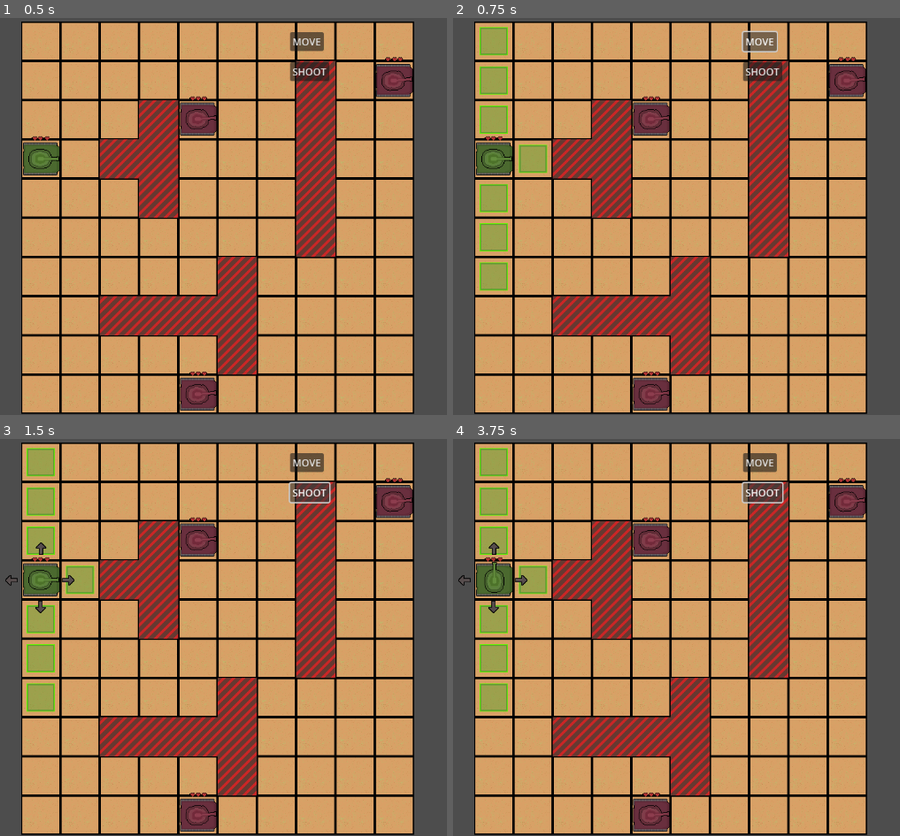
Above: before the commit, frames 1-4 (two rows, left to right).
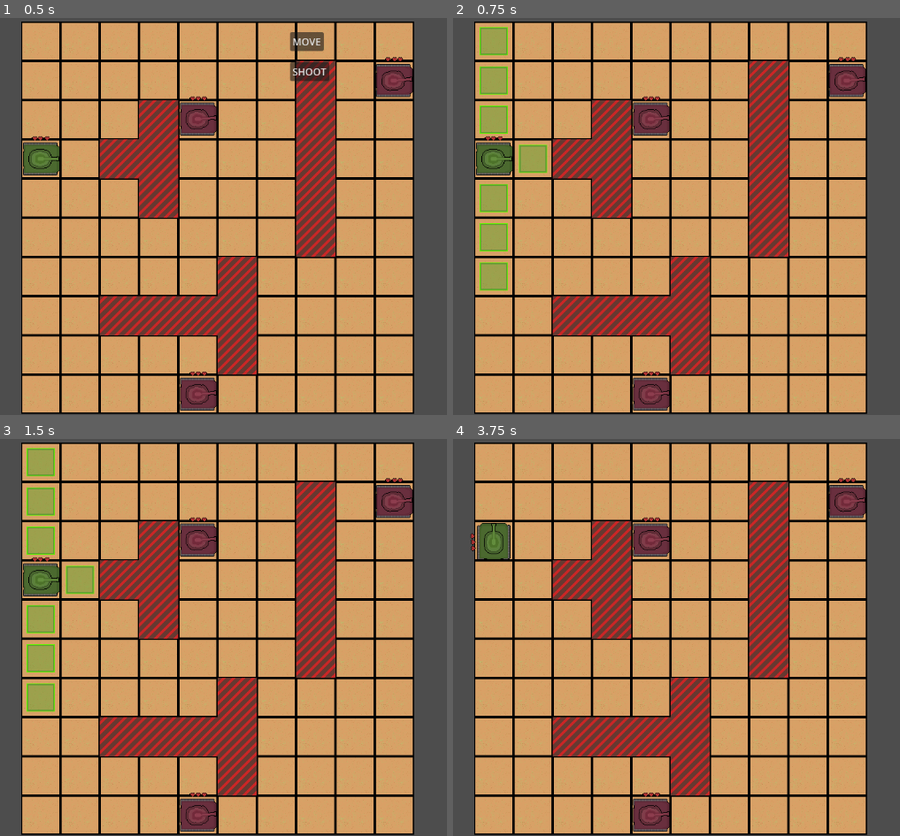
Above: after the commit, the same moments.

Repository: s3716853/tank-game
Game: Godot game, scene res://Scenes/main.tscn
The game is run twice, just before and just after one commit, with the same random seed, the same clock (stepped at 60 frames per second) and the same inputs.
Inputs (mouse positions are in pixels of both pictures, inside the frame that each line leads up to):
- Up to frame 1 (0.5 s): no input
- Up to frame 2 (0.75 s): click "MOVE" at 0.5 s
- Up to frame 3 (1.5 s): click (308, 494) at 1.25 s, where only the run before the commit has a clickable "SHOOT"
- Up to frame 4 (3.75 s): click (493, 550) at 2.02 s; click (761, 462) at 2.75 s, where only the run before the commit has a clickable "MOVE"; click (761, 494) at 3.5 s, where only the run before the commit has a clickable "SHOOT"

Frame 1 is identical in both runs. In frame 2, 0.9% of the frame differs, in the area x 64-74%, y 3-17%; in frame 3, 1.0%; in frame 4, 5.1%, in the area x 1-75%, y 2-69%.

Commit message:
Player action buttons turn off and on

Diff:
--- a/Prefabs/player.tscn
+++ b/Prefabs/player.tscn
@@ -130,7 +130,26 @@
 flat = true
 icon_alignment = 1
 
+[node name="CanvasLayer" type="CanvasLayer" parent="."]
+
+[node name="Move Button" type="Button" parent="CanvasLayer"]
+offset_left = 693.0
+offset_top = 23.0
+offset_right = 748.0
+offset_bottom = 54.0
+text = "MOVE"
+
+[node name="Shoot Button" type="Button" parent="CanvasLayer"]
+offset_left = 693.0
+offset_top = 72.0
+offset_right = 757.0
+offset_bottom = 103.0
+text = "SHOOT
+"
+
 [connection signal="pressed" from="Arrows/UP" to="Arrows" method="_on_up_pressed"]
 [connection signal="pressed" from="Arrows/RIGHT" to="Arrows" method="_on_right_pressed"]
 [connection signal="pressed" from="Arrows/DOWN" to="Arrows" method="_on_down_pressed"]
 [connection signal="pressed" from="Arrows/LEFT" to="Arrows" method="_on_left_pressed"]
+[connection signal="pressed" from="CanvasLayer/Move Button" to="." method="_on_move_button_pressed"]
+[connection signal="pressed" from="CanvasLayer/Shoot Button" to="." method="_on_shoot_button_pressed"]
--- a/Scenes/main.tscn
+++ b/Scenes/main.tscn
@@ -6,12 +6,11 @@
 [ext_resource type="PackedScene" uid="uid://doxpjwtdt4abe" path="res://Prefabs/player.tscn" id="2_n6fc8"]
 [ext_resource type="Script" path="res://Scripts/EnemyHandler.gd" id="3_87fwr"]
 
-[node name="MAIN" type="Node2D" node_paths=PackedStringArray("EnemyHandler", "Player", "Map", "UI")]
+[node name="MAIN" type="Node2D" node_paths=PackedStringArray("EnemyHandler", "Player", "Map")]
 script = ExtResource("1_nlw84")
 EnemyHandler = NodePath("Enemy Handler")
 Player = NodePath("Player")
 Map = NodePath("TileMapLayer")
-UI = NodePath("CanvasLayer")
 
 [node name="TileMapLayer" parent="." node_paths=PackedStringArray("player") instance=ExtResource("1_1xu0y")]
 tile_map_data = PackedByteArray("AAAAAAAAAAAAAAAAAAAAAAEAAAAAAAAAAAAAAAIAAAAAAAAAAAAAAAMAAAAAAAAAAAAAAAQAAAAAAAAAAAABAA …(1520 unchanged characters)…
@@ -22,23 +21,6 @@
 [node name="Player" parent="." node_paths=PackedStringArray("map") instance=ExtResource("2_n6fc8")]
 position = Vector2(33, 224)
 map = NodePath("../TileMapLayer")
-
-[node name="CanvasLayer" type="CanvasLayer" parent="."]
-
-[node name="Move Button" type="Button" parent="CanvasLayer"]
-offset_left = 693.0
-offset_top = 23.0
-offset_right = 748.0
-offset_bottom = 54.0
-text = "MOVE"
-
-[node name="Shoot Button" type="Button" parent="CanvasLayer"]
-offset_left = 693.0
-offset_top = 72.0
-offset_right = 757.0
-offset_bottom = 103.0
-text = "SHOOT
-"
 
 [node name="Enemy Handler" type="Node2D" parent="."]
 script = ExtResource("3_87fwr")
@@ -57,6 +39,3 @@
 
 [node name="Camera2D" type="Camera2D" parent="."]
 position = Vector2(321, 318)
-
-[connection signal="pressed" from="CanvasLayer/Move Button" to="Player" method="_on_move_button_pressed"]
-[connection signal="pressed" from="CanvasLayer/Shoot Button" to="Player" method="_on_shoot_button_pressed"]
--- a/Scripts/GameManager.gd
+++ b/Scripts/GameManager.gd
@@ -3,17 +3,14 @@
 @export var EnemyHandler : Node2D
 @export var Player : Node2D
 @export var Map : TileMapLayer
-@export var UI : CanvasLayer
 #Called when the player has no actions remaining
 #Tells the Enemy Handler node that its the enemies' turn
 func set_enemy_turn():
-	UI.visible = false
 	await get_tree().create_timer(1).timeout
 	EnemyHandler.enemy_turn(Map, Map.local_to_map(Player.target_location))
 
 func set_player_turn():
 	await get_tree().create_timer(1).timeout
-	UI.visible = true
 	Player.player_turn()
 
 #Updates the cell_empty for nodes that an enemy is occupying
--- a/Scripts/tankMain.gd
+++ b/Scripts/tankMain.gd
@@ -1,5 +1,6 @@
 extends Node
 
+var UI : CanvasLayer
 var bullet = preload("res://Prefabs/bullet.tscn")
 @export var bullet_spawn = Node2D
 #Node handling the tiles which can be moved to
@@ -28,6 +29,9 @@
 func _ready():
 	actions_remaining = max_actions
 	target_location = self.global_position
+	#UI buttons
+	UI = find_child("CanvasLayer")
+
 var t = 0
 var t2 = 0
 func _process(delta: float) -> void:
@@ -35,7 +39,10 @@
 	if(self.global_position != target_location and target_location != null and body_rotated):
 		t += delta * 0.1
 		self.global_position = self.global_position.lerp(target_location, t)
-
+		#If player is close to the desired location, snap to location
+		if(self.global_position.distance_to(target_location) <= 0.1):
+			self.global_position = target_location
+			action_taken()
 	# Rotate turret smoothly
 	if(!turret_rotated):
 		t2 += delta * 0.3  # Adjust speed for smoother rotation
@@ -67,6 +74,8 @@
 
 #Move button pressed, send signal to the tile map to work out which nodes are moveable
 func _on_move_button_pressed() -> void:
+	#Turns off buttons so only one action can be taken
+	UI_change(false)
 	map.find_moveable_tiles(self.global_position)
 
 #Set move location to node position and then move over time in func _process
@@ -74,12 +83,12 @@
 	target_location = location
 	t = 0
 	body_rotated = false
-	action_taken()
 
 #Shoot button pressed, send signal to the tile map to work out which direction
 func _on_shoot_button_pressed() -> void:
 	arrows.visible = true
-
+	#Turns off buttons so only one action can be taken
+	UI_change(false)
 #Rotate turret smootly
 func rotate_turret(d):
 	t2 = 0
@@ -96,8 +105,17 @@
 #Called to set the turn to the player's
 func player_turn():
 	actions_remaining = max_actions
+	#Turns on action buttons
+	UI_change(true)
 #Once an action is taken, check if any actions remain. If they don't, set it to be the enemy turn
 func action_taken():
 	actions_remaining -= 1
 	if(actions_remaining == 0):
 		get_parent().set_enemy_turn()
+	else:
+		#Turns on action buttons
+		UI_change(true)
+
+#Turn UI buttons on/off
+func UI_change(visiblity):
+	UI.visible = visiblity
